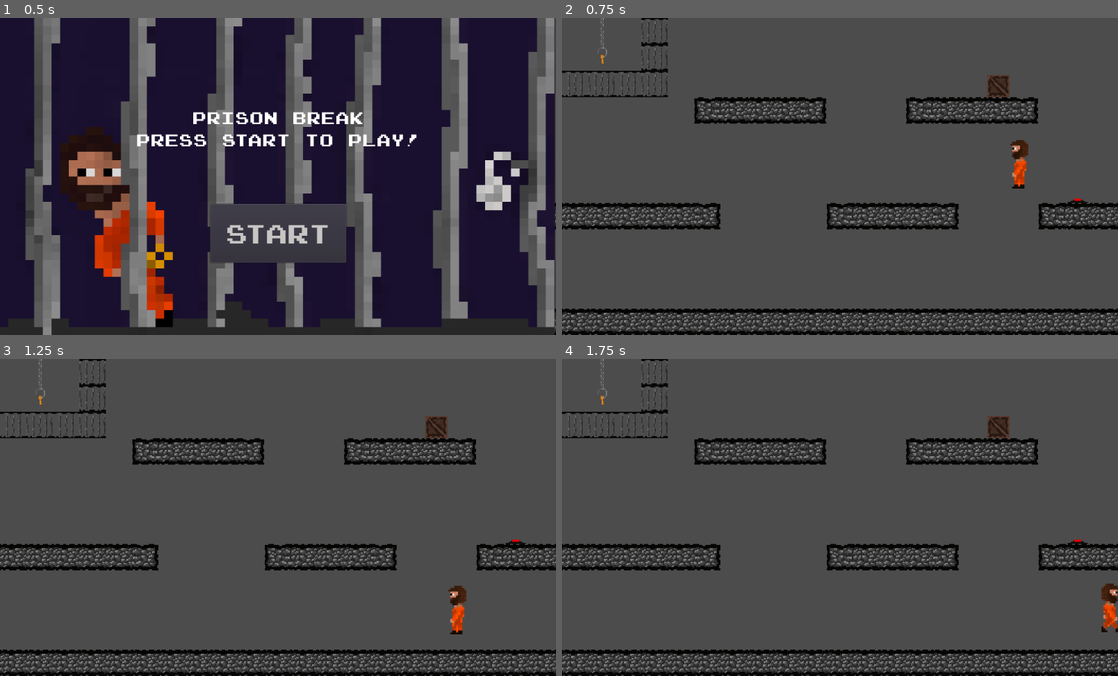
Above: before the commit, frames 1-4 (two rows, left to right).
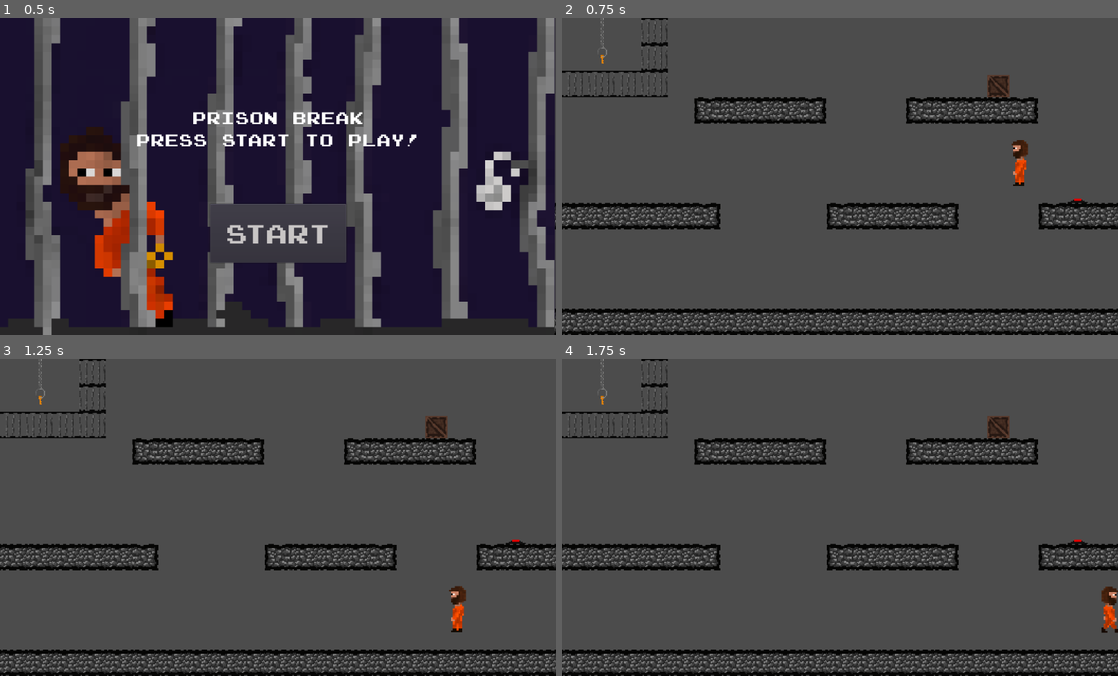
Above: after the commit, the same moments.

Repository: SanPug1/Prison-Break-Game
Game: Godot game, scene res://Everything.tscn
Same seed, same stepped clock (60 frames per second), same inputs: the game is played once before the commit and once after it. Sound files missing from this copy of the repository are replaced by a short silence.
Inputs (mouse positions are in pixels of both pictures, inside the frame that each line leads up to):
- Up to frame 1 (0.5 s): no input
- Up to frame 2 (0.75 s): click "Start" at 0.5 s
- Up to frame 3 (1.25 s): no input
- Up to frame 4 (1.75 s): move the mouse to (962, 501) at 1.27 s; hold Right (player_right) from 1.28 s (still down); click (962, 501) at 1.35 s; tap Z (player_jump) at 1.52 s

Frame 1 is identical in both runs. In frame 2, 0.1% of the frame differs, in the area x 80-84%, y 38-54%; in frame 3, 0.1%; in frame 4, 0.2%, in the area x 97-100%, y 70-87%.

Commit message:
Antialiasing on player sprites

Diff:
--- a/Entities/Player.tscn
+++ b/Entities/Player.tscn
@@ -1,10 +1,11 @@
-[gd_scene load_steps=8 format=2]
+[gd_scene load_steps=9 format=2]
 
 [ext_resource path="res://Entities/Player.gd" type="Script" id=1]
-[ext_resource path="res://Art/characterneutral.png" type="Texture" id=2]
-[ext_resource path="res://Art/characterwalk1.png" type="Texture" id=3]
-[ext_resource path="res://Art/characterwalk2.png" type="Texture" id=4]
-[ext_resource path="res://Art/characterneutralbackarm.png" type="Texture" id=5]
+[ext_resource path="res://Art/characterneutral1_pixel.png" type="Texture" id=2]
+[ext_resource path="res://Art/characterwalk1_pixel.png" type="Texture" id=3]
+[ext_resource path="res://Art/characterwalk2_pixel.png" type="Texture" id=4]
+[ext_resource path="res://Art/characterneutral2_pixel.png" type="Texture" id=5]
+[ext_resource path="res://Art/characterneutral3_pixel.png" type="Texture" id=6]
 
 [sub_resource type="SpriteFrames" id=7]
 animations = [ {
@@ -13,24 +14,23 @@
 "name": "Idle",
 "speed": 5.0
 }, {
-"frames": [ ExtResource( 3 ), ExtResource( 5 ), ExtResource( 4 ), ExtResource( 2 ) ],
+"frames": [ ExtResource( 3 ), ExtResource( 5 ), ExtResource( 4 ), ExtResource( 6 ) ],
 "loop": true,
 "name": "Walking",
 "speed": 5.0
 } ]
 
 [sub_resource type="RectangleShape2D" id=6]
-extents = Vector2( 13.5, 45.5 )
+extents = Vector2( 13.5, 43 )
 
 [node name="Player" type="KinematicBody2D"]
 script = ExtResource( 1 )
 
 [node name="Anims" type="AnimatedSprite" parent="."]
-position = Vector2( -1.49012e-07, 1.99999 )
-scale = Vector2( 0.92, 0.92 )
+scale = Vector2( 3.5, 3.5 )
 frames = SubResource( 7 )
 animation = "Idle"
 
 [node name="Collider" type="CollisionShape2D" parent="."]
-position = Vector2( -1.5, 2.5 )
+position = Vector2( -1.5, 0 )
 shape = SubResource( 6 )
Binary file added: Art/characterneutral2_pixel.png
Not shown, added: Art/characterneutral2_pixel.png.import
Binary file added: Art/characterneutral3_pixel.png
Not shown, added: Art/characterneutral3_pixel.png.import
